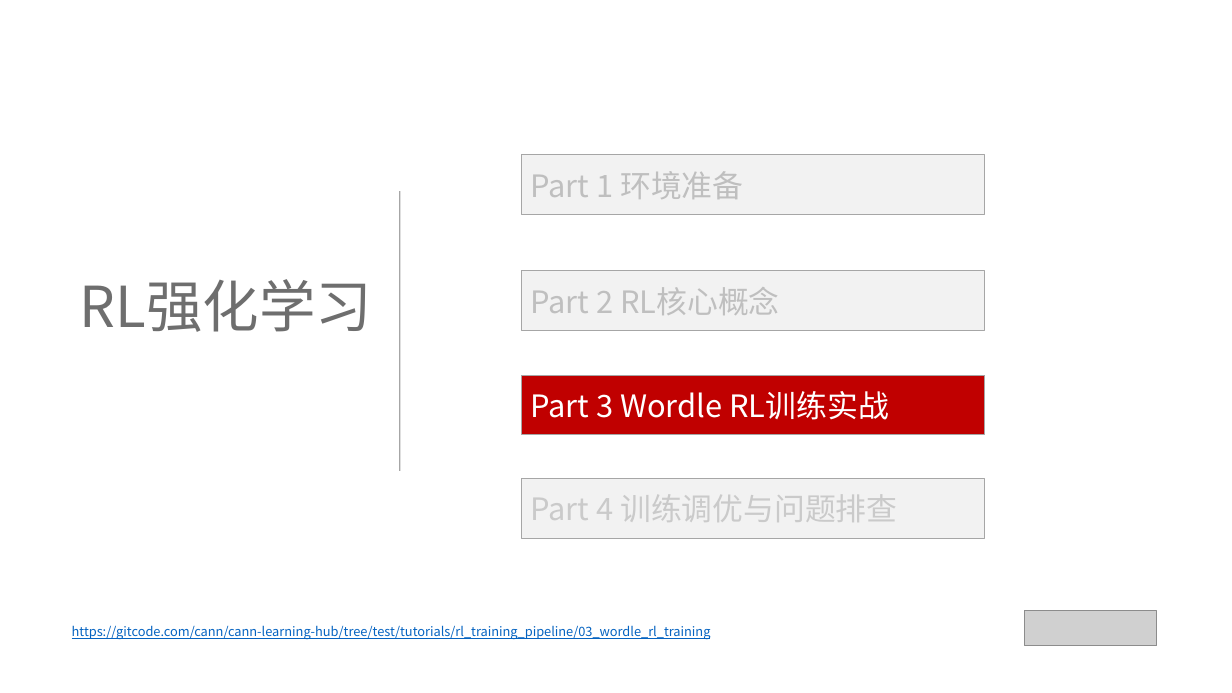
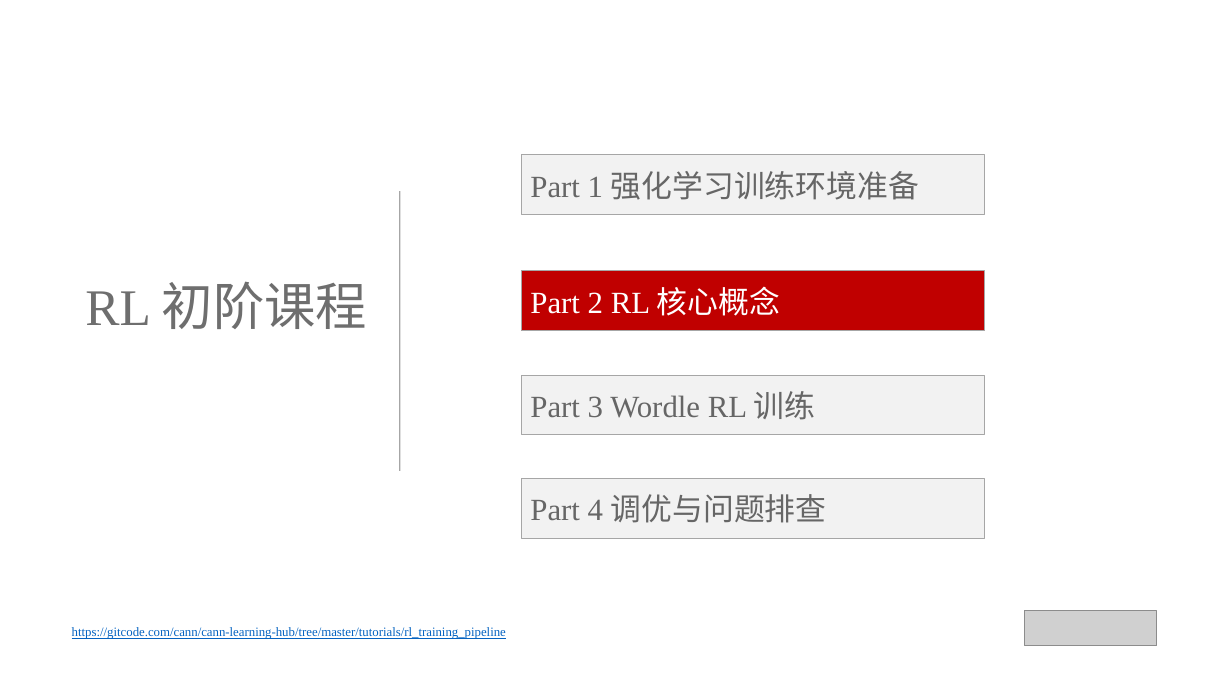
Before and after one commit to hicann/cann-learning-hub, a slide deck: slide 8 of tutorials/rl_training_pipeline/slides/01_rl_training_pipeline.pptx (slide 15 before the commit). Drawn at 1232x693 pixels with LibreOffice and Linux fonts; fonts in the diff are those of the drawing; grey boxes stand for pictures. Boxes give left, top, right and bottom in pixels: in the first picture for what was removed or moved away, otherwise in the second. Text is boxed around its words. In the diff, an @@ line names an element or a change of style, - is before the commit and + after.

Commit message:
docs: 更新 SFT/RL 课程课件

# message auto-generated for no-merge-commit merge:
!1065 merge sft1 into master

docs: 更新 SFT/RL 课程课件

Description: ## 描述
更新了训练课程SFT和RL部分的PPT

## 关联的Issue
不涉及ISSUE

## 测试
本次不涉及代码修改，无需测试

## 文档更新
在SFT和RL中的主README中新增对应的PPT链接地址

## 类型标签
<!--  [x] 表示选中 -->
- [ ] Bug修复
- [ ] 新特性
- [ ] 内容优化
- [x] 其他，请描述：更新课程PPT

## 其他信息
<!-- 在这里可以添加任何与这个 Pull Request 相关的其他说明。 -->

See merge request: cann/cann-learning-hub!1065

```diff
--- a/tutorials/rl_training_pipeline/slides/01_rl_training_pipeline.pptx
+++ b/tutorials/rl_training_pipeline/slides/01_rl_training_pipeline.pptx
@@ text in rectangle at [530,171,919,200]: text changed; font Noto Sans CJK SC to Times New Roman; text colour #BFBFBF to #666666 @@
-Part 1 环境准备
+Part 1 强化学习训练环境准备
@@ text at [85,281,367,329]: text changed; size 44 to 40 pt; font Noto Sans CJK SC to Times New Roman @@
-RL强化学习
+RL 初阶课程
@@ rectangle "Part 2 RL 核心概念" at [521,271,985,331]: fill #F2F2F2 to #C00000 @@
@@ text in rectangle at [530,286,780,316]: text changed; font Noto Sans CJK SC to Times New Roman; text colour #BFBFBF to #FFFFFF @@
-Part 2 RL核心概念
+Part 2 RL 核心概念
@@ rectangle "Part 3 Wordle RL 训练" at [521,375,985,434]: fill #C00000 to #F2F2F2 @@
@@ text in rectangle at [530,391,816,420]: text changed; font Noto Sans CJK SC to Times New Roman; text colour #FFFFFF to #666666 @@
-Part 3 Wordle RL训练实战
+Part 3 Wordle RL 训练
@@ text in rectangle at [530,494,827,523]: text changed; font Noto Sans CJK SC to Times New Roman; text colour #CACACA to #666666 @@
-Part 4 训练调优与问题排查
+Part 4 调优与问题排查
@@ text at [72,627,506,639]: text changed; font Noto Sans CJK SC to Times New Roman @@
-https://gitcode.com/cann/cann-learning-hub/tree/test/tutorials/rl_training_pipeline/03_wordle_rl_training
+https://gitcode.com/cann/cann-learning-hub/tree/master/tutorials/rl_training_pipeline
```
Also in this commit, not shown: 5 other slides changed, 22 slides added, 23 slides removed, 1 other file.
